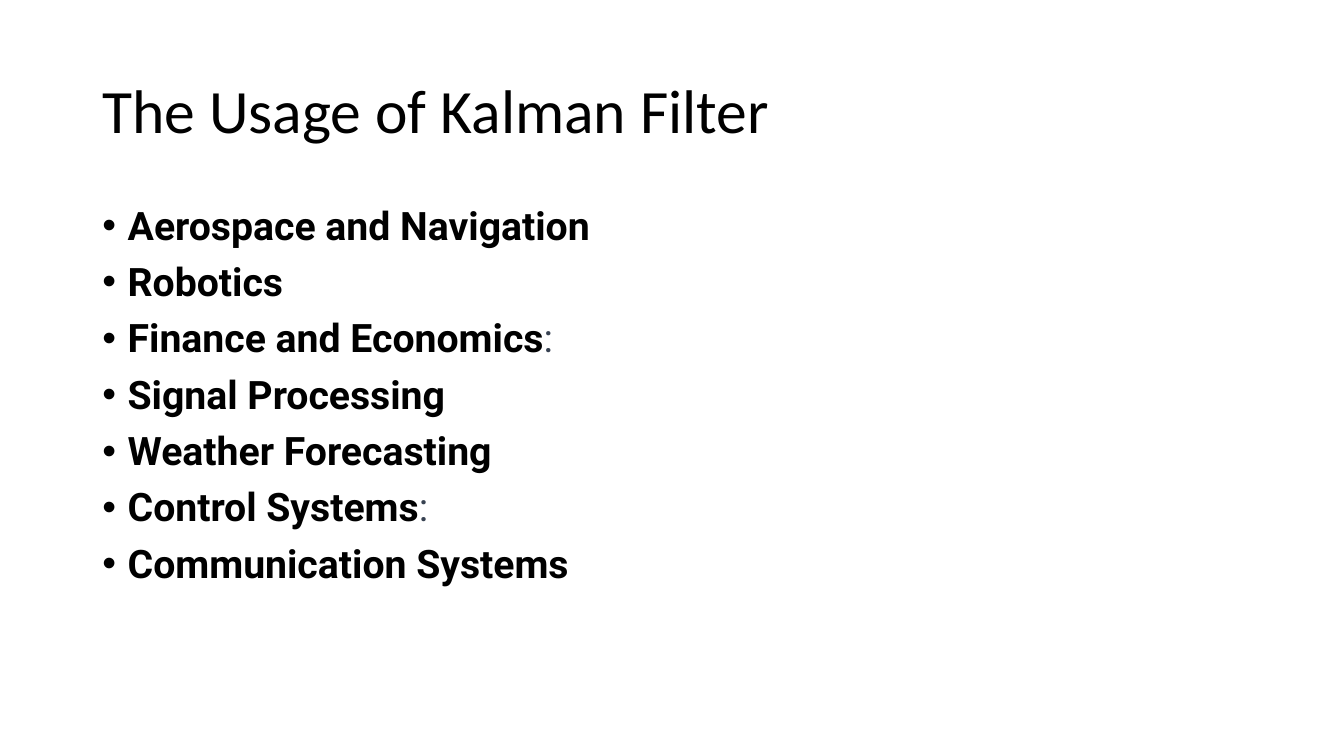
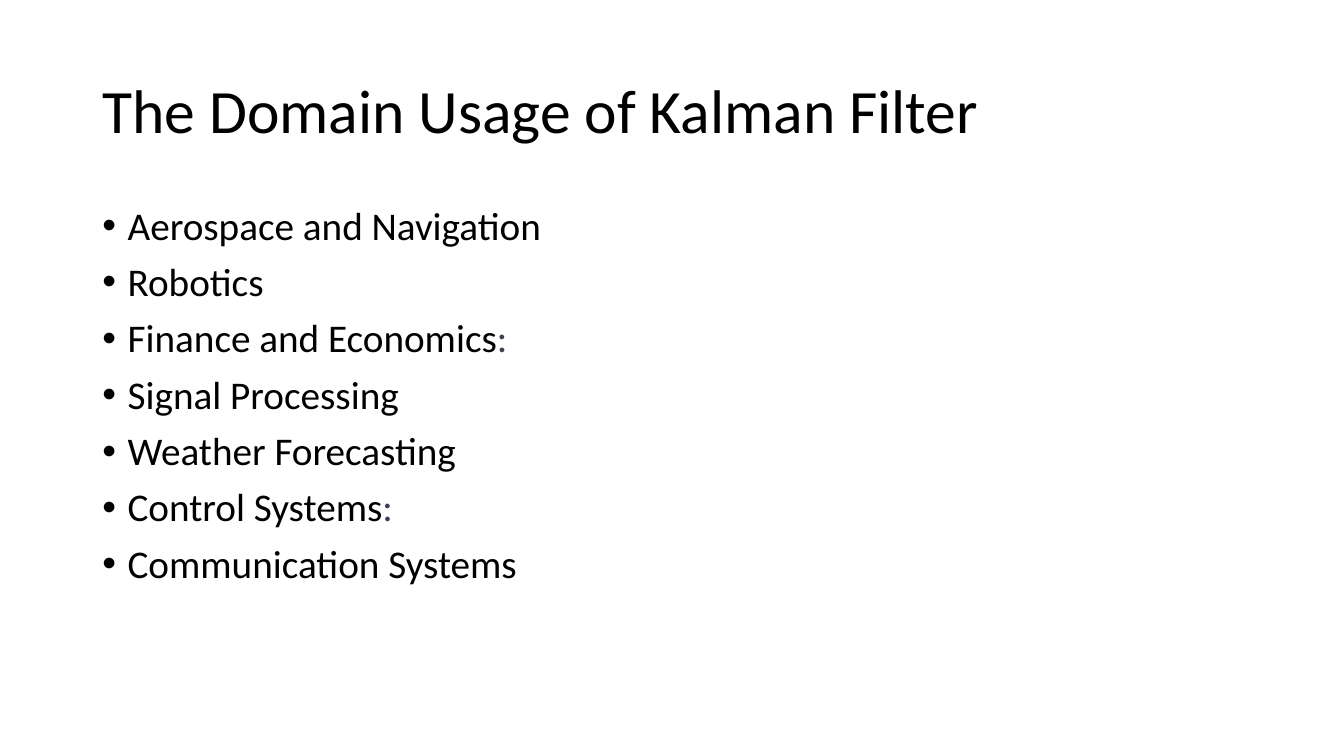
Before and after one commit to jet-w/jet-w.blog, a slide deck: slide 4 of src/.vuepress/public/data/unisa/AdvancedAnalytic1/project/Kalman Filter.pptx. Drawn at 1344x756 pixels with LibreOffice and Linux fonts; fonts in the diff are those of the drawing. Boxes give left, top, right and bottom in pixels: in the first picture for what was removed or moved away, otherwise in the second. Text is boxed around its words. In the diff, an @@ line names an element or a change of style, - is before the commit and + after.

```diff
--- a/src/.vuepress/public/data/unisa/AdvancedAnalytic1/project/Kalman Filter.pptx
+++ b/src/.vuepress/public/data/unisa/AdvancedAnalytic1/project/Kalman Filter.pptx
@@ title at [102, 90, 978, 144]: text changed @@
-The Usage of Kalman Filter
+The Domain Usage of Kalman Filter
@@ text "Aerospace and Navigation" at [128, 212, 541, 585]: font Roboto to Calibri, bold off @@
```
Also in this commit, not shown: 3 other slides changed, 3 slides added, 1 other file.
